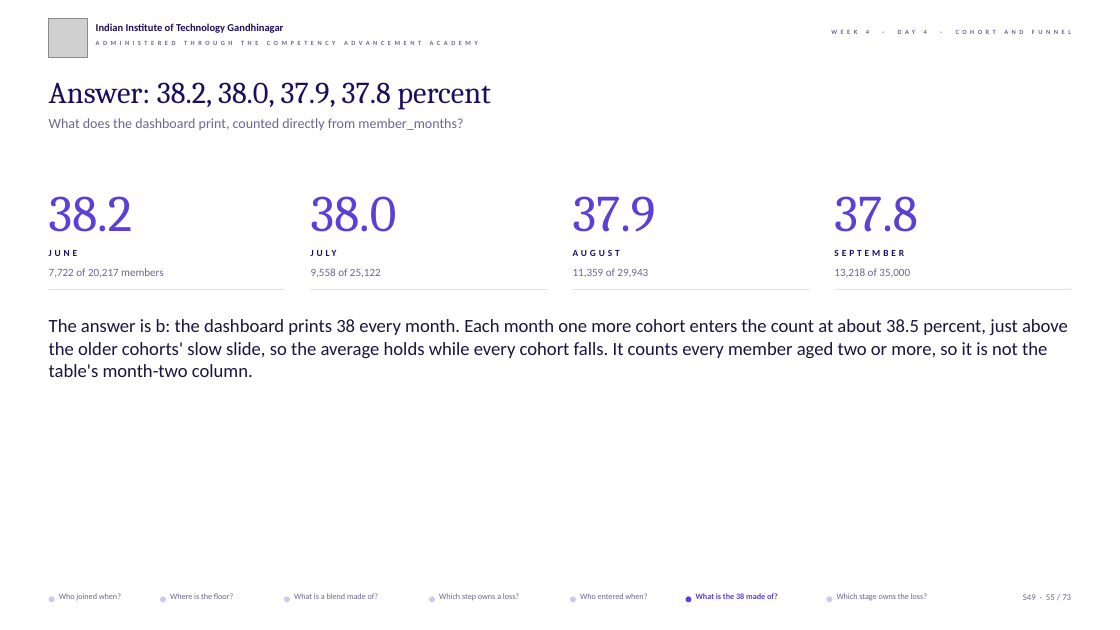
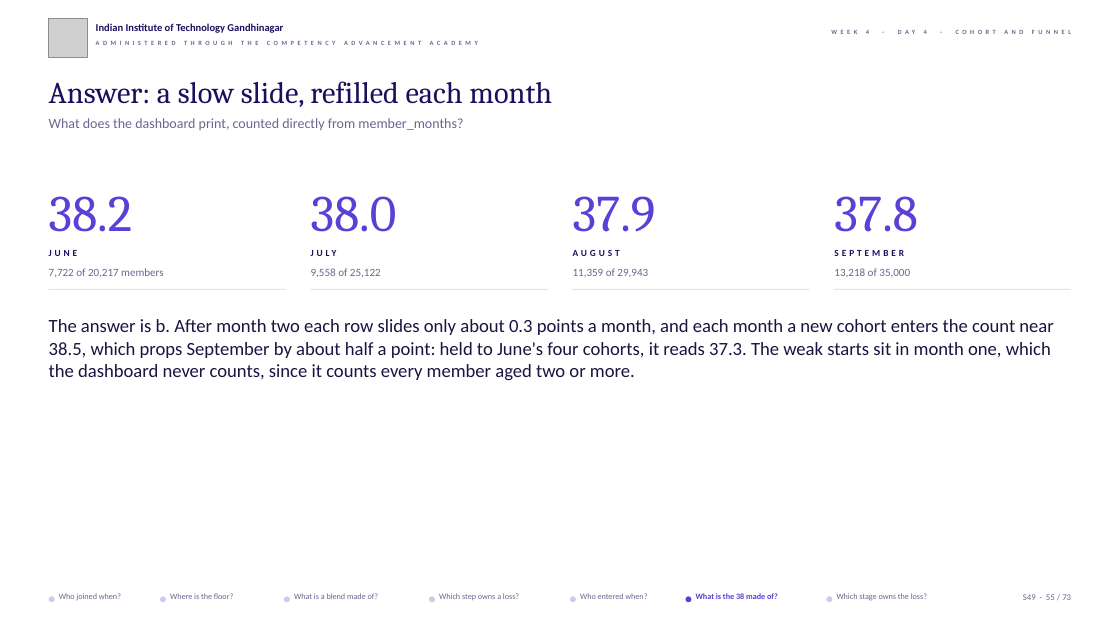
Before and after one commit to fde-academy-lab/c2-content-factory, a slide deck: slide 55 of content/W04/D4/slides/C2_W04_D04_half1_STUDENT.pptx. Drawn at 1120x630 pixels with LibreOffice and Linux fonts; fonts in the diff are those of the drawing; grey boxes stand for pictures; background and template pictures are left out. Boxes give left, top, right and bottom in pixels: in the first picture for what was removed or moved away, otherwise in the second. Text is boxed around its words. In the diff, an @@ line names an element or a change of style, - is before the commit and + after.

```diff
--- a/content/W04/D4/slides/C2_W04_D04_half1_STUDENT.pptx
+++ b/content/W04/D4/slides/C2_W04_D04_half1_STUDENT.pptx
@@ text at (49,81,552,107): text changed @@
-Answer: 38.2, 38.0, 37.9, 37.8 percent
+Answer: a slow slide, refilled each month
@@ text at (49,319,1053,381): text changed @@
-The answer is b: the dashboard prints 38 every month. Each month one more cohort enters the count at about 38.5 percent, just above the older cohorts' slow slide, so the average holds while every cohort falls. It counts every member aged two or more, so it is not the table's month-two column.
+The answer is b. After month two each row slides only about 0.3 points a month, and each month a new cohort enters the count near 38.5, which props September by about half a point: held to June's four cohorts, it reads 37.3. The weak starts sit in month one, which the dashboard never counts, since it counts every member aged two or more.
```
Also in this commit, not shown: 32 other slides changed, 4 other files.
